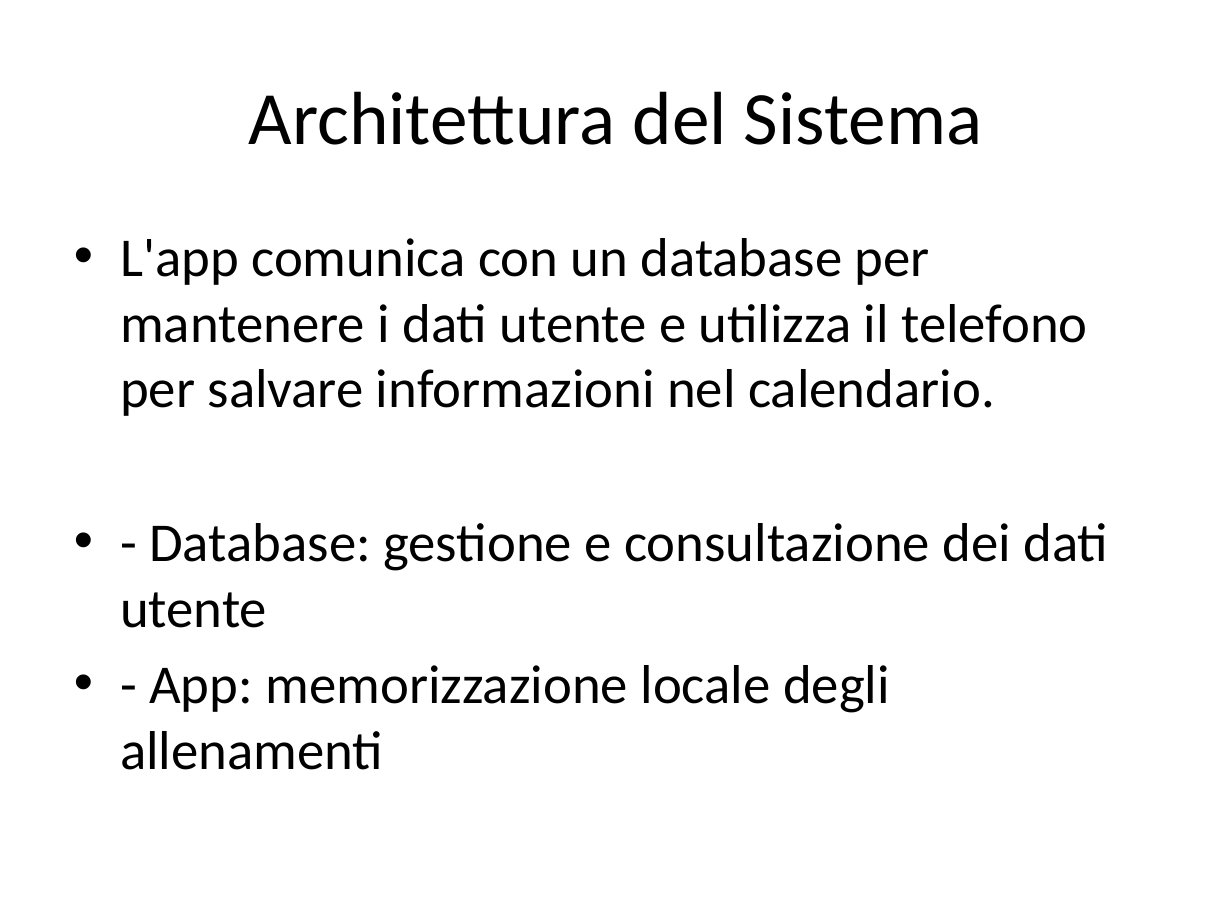
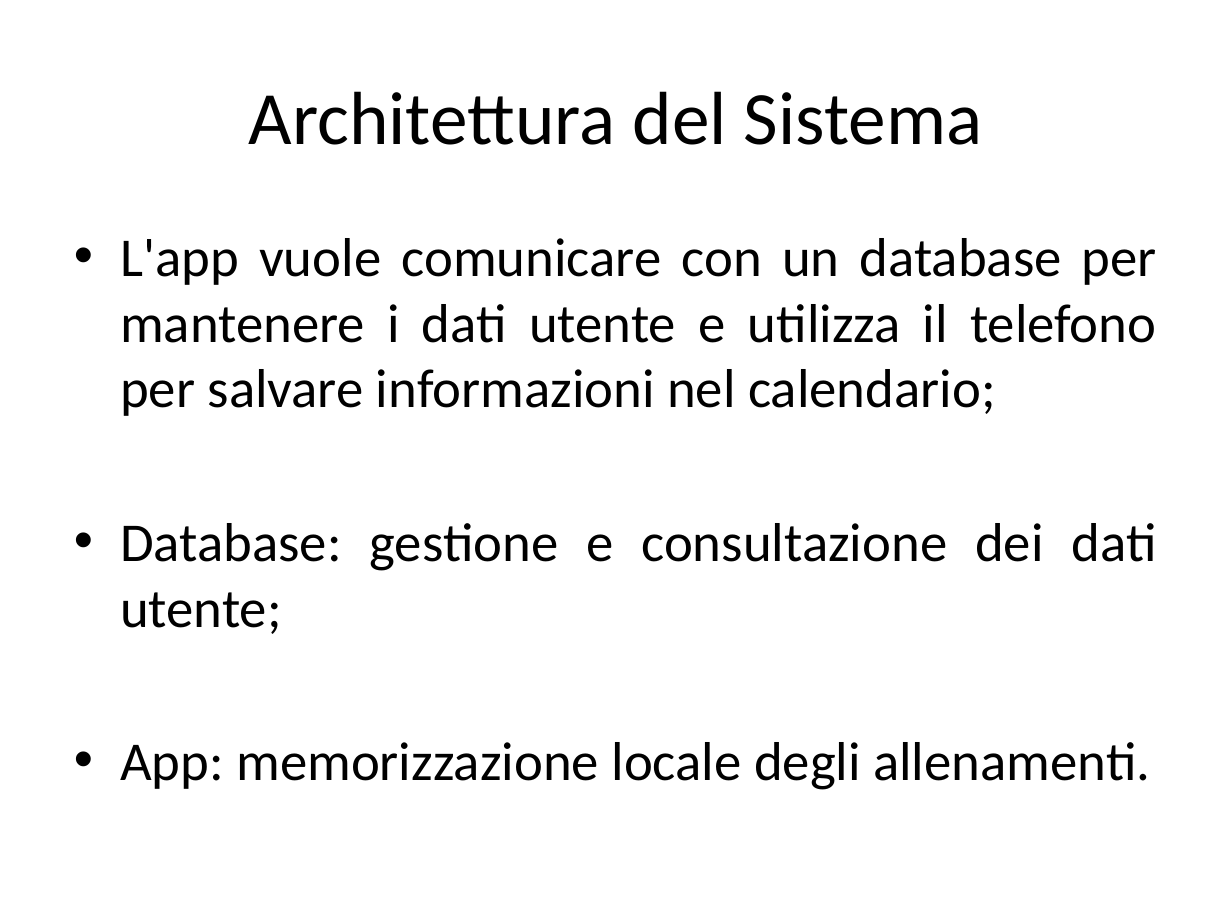
Before and after one commit to matt2005fiore/fit-progression, a slide deck: slide 4 of Tesina&Relazione/Tesina_Presentazione.pptx. Drawn at 1232x924 pixels with LibreOffice and Linux fonts; fonts in the diff are those of the drawing. Boxes give left, top, right and bottom in pixels: in the first picture for what was removed or moved away, otherwise in the second. Text is boxed around its words. In the diff, an @@ line names an element or a change of style, - is before the commit and + after.

```diff
--- a/Tesina&Relazione/Tesina_Presentazione.pptx
+++ b/Tesina&Relazione/Tesina_Presentazione.pptx
@@ text at [120,238,1157,790]: text changed @@
-• L'app comunica con un database per mantenere i dati utente e utilizza il telefono per salvare informazioni nel calendario.
-• - Database: gestione e consultazione dei dati utente
-• - App: memorizzazione locale degli allenamenti
+• L'app vuole comunicare con un database per mantenere i dati utente e utilizza il telefono per salvare informazioni nel calendario;
+• Database: gestione e consultazione dei dati utente;
+• App: memorizzazione locale degli allenamenti.
```
Also in this commit, not shown: 7 other slides changed, 2 slides added.
